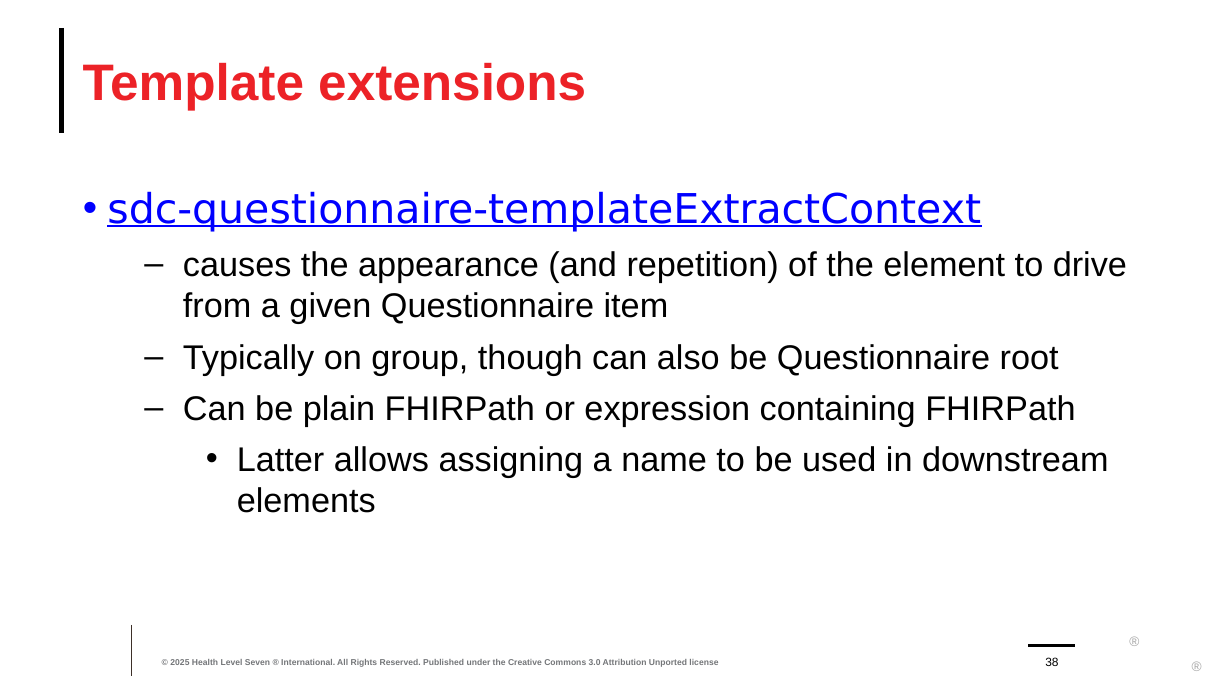
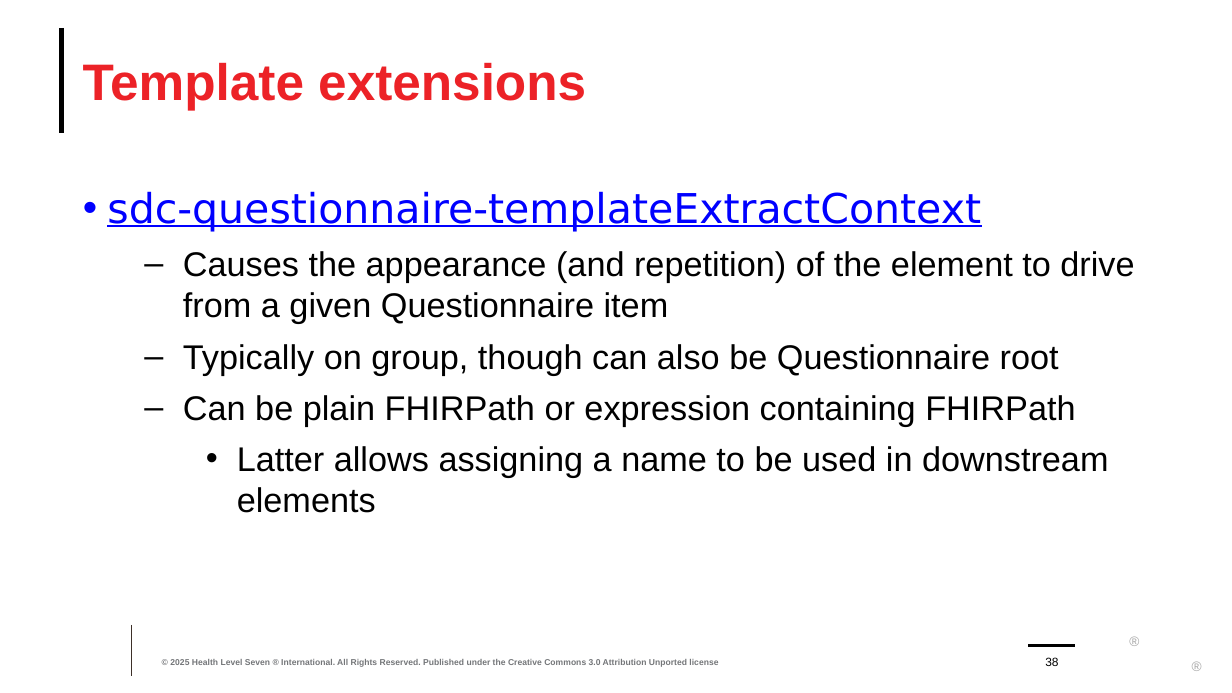
Before and after one commit to FHIR/documents, a slide deck: slide 38 of presentations/sdc/6-SDC-Extraction.pptx. Drawn at 1232x693 pixels with LibreOffice and Linux fonts; fonts in the diff are those of the drawing; background and template pictures are left out. Boxes give left, top, right and bottom in pixels: in the first picture for what was removed or moved away, otherwise in the second. Text is boxed around its words. In the diff, an @@ line names an element or a change of style, - is before the commit and + after.

```diff
--- a/presentations/sdc/6-SDC-Extraction.pptx
+++ b/presentations/sdc/6-SDC-Extraction.pptx
@@ text at bbox=[183, 251, 1134, 324]: text changed @@
-  – causes the appearance (and repetition) of the element to drive from a given Questionnaire item
+  – Causes the appearance (and repetition) of the element to drive from a given Questionnaire item
```
Also in this commit, not shown: 3 other slides changed, 4 other files.
